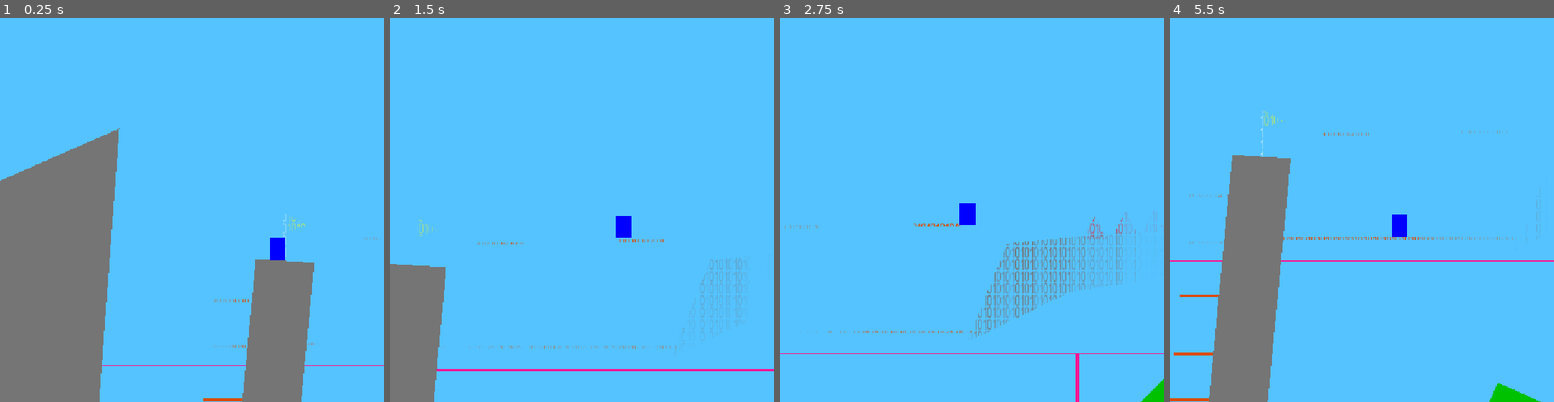
Above: before the commit, frames 1-4 (left to right).
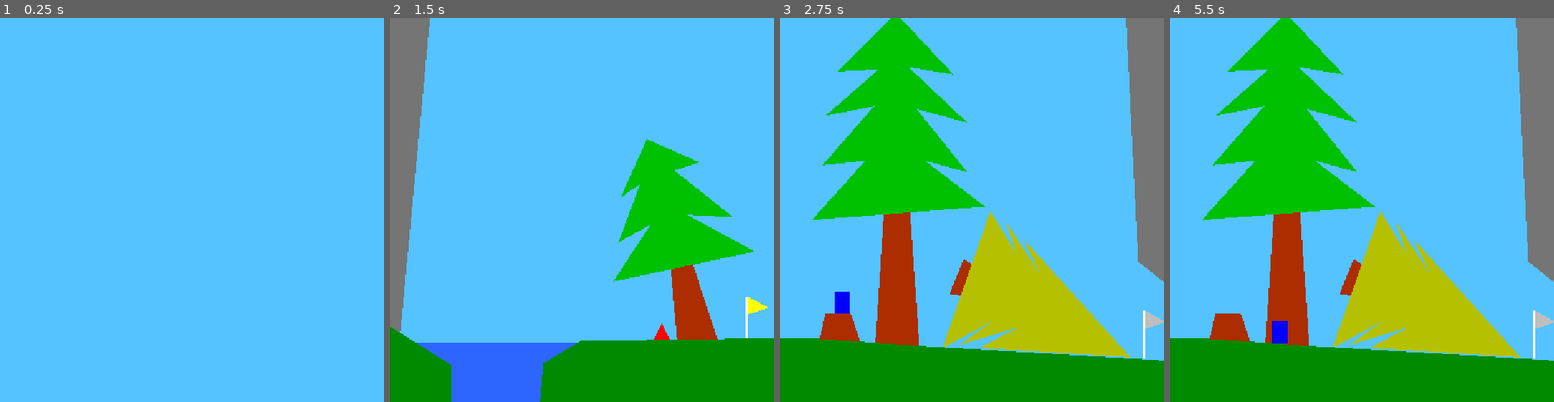
Above: after the commit, the same moments.

Repository: xorblo-doitus/OOB
Game: Godot game, scene res://src/gameplay/world/world.tscn
Two runs of this game, one before a commit and one after it. Both use one fixed random seed, a clock stepped at 60 frames per second and the inputs below.
Inputs:
- Up to frame 1 (0.25 s): no input
- Up to frame 2 (1.5 s): hold D (right) from 0.53 s (still down); tap Space (jump) at 0.77 s
- Up to frame 3 (2.75 s): tap Space (jump) at 1.52 s; release D (right) at 2.03 s; hold Left (left) from 2.03 s (still down)
- Up to frame 4 (5.5 s): release Left (left) at 2.78 s; hold D (right) 2.78-4.28 s; tap Space (jump) at 3.02, 3.77, 4.52 s; hold Left (left) 4.28-5.03 s; hold D (right) from 5.03 s (still down)

The runs differ from the first frame. In frame 1, 24% of the frame differs, in the area x 0-100%, y 28-100%; in frame 2, 32%; in frame 3, 46%; in frame 4, 48%, in the area x 0-100%, y 0-100%.

Commit message:
Added true ending and ultra secret ending

Diff:
--- a/src/assets/themes/default_theme.tres
+++ b/src/assets/themes/default_theme.tres
@@ -11,5 +11,5 @@
 
 [resource]
 default_font = ExtResource("1_14v1c")
-default_font_size = 24
+default_font_size = 32
 Label/styles/normal = SubResource("StyleBoxFlat_8p3bb")
--- a/src/gameplay/world/terrain/collidable_label.tscn
+++ b/src/gameplay/world/terrain/collidable_label.tscn
@@ -4,13 +4,13 @@
 
 [sub_resource type="RectangleShape2D" id="RectangleShape2D_edotc"]
 resource_local_to_scene = true
+size = Vector2(386, 55)
 
 [node name="Won" type="Label"]
 offset_left = -187.0
 offset_top = -241.0
 offset_right = 199.0
 offset_bottom = -186.0
-rotation = 0.222244
 text = "Congratulations, you won !"
 horizontal_alignment = 1
 vertical_alignment = 1
@@ -19,6 +19,7 @@
 [node name="StaticBody2D" type="StaticBody2D" parent="."]
 
 [node name="CollisionShape2D" type="CollisionShape2D" parent="StaticBody2D"]
+position = Vector2(193, 27.5)
 shape = SubResource("RectangleShape2D_edotc")
 
 [connection signal="resized" from="." to="." method="_on_resized"]
--- a/src/gameplay/world/world.tscn
+++ b/src/gameplay/world/world.tscn
@@ -114,7 +114,7 @@
 [node name="Player" parent="." instance=ExtResource("2_enicr")]
 unique_name_in_owner = true
 z_index = -64
-position = Vector2(17, -172)
+position = Vector2(-2950, 1127)
 
 [node name="Camera2D" type="Camera2D" parent="."]
 unique_name_in_owner = true
@@ -123,6 +123,9 @@
 
 [node name="CameraZone5" parent="." instance=ExtResource("4_et3i5")]
 position = Vector2(-768, 256)
+
+[node name="CameraZone6" parent="." instance=ExtResource("4_et3i5")]
+position = Vector2(-768, 768)
 
 [node name="CameraZone4" parent="." instance=ExtResource("4_et3i5")]
 position = Vector2(-256, 256)
@@ -329,6 +332,11 @@
 material = ExtResource("5_gag1f")
 position = Vector2(27, -171)
 
+[node name="RespawnPoint5" parent="." instance=ExtResource("8_str6s")]
+material = ExtResource("5_gag1f")
+position = Vector2(-286, 798)
+rotation = -0.420436
+
 [node name="Moving" type="Node2D" parent="."]
 position = Vector2(-394, 426)
 
@@ -457,6 +465,7 @@
 polygon = PackedVector2Array(103, -505, 40, 148, 156, 265, -37, 272, -310, -227)
 
 [node name="Won" parent="Win" instance=ExtResource("11_0ljec")]
+rotation = 0.221657
 
 [node name="Missed" parent="Win" instance=ExtResource("11_0ljec")]
 offset_left = -157.0
@@ -465,3 +474,196 @@
 offset_bottom = 80.0
 rotation = -0.270332
 text = "But you missed something..."
+
+[node name="TrueWin" type="Node2D" parent="."]
+position = Vector2(1147, 713)
+
+[node name="OneWayPlateform4" parent="TrueWin" instance=ExtResource("6_2wxex")]
+position = Vector2(-1708, 183)
+
+[node name="DeathPath" type="Node2D" parent="TrueWin"]
+rotation = 2.87345
+
+[node name="Spike9" parent="TrueWin/DeathPath" instance=ExtResource("9_afmow")]
+material = ExtResource("5_gag1f")
+position = Vector2(1225.22, 247.455)
+rotation = -3.15182
+
+[node name="Spike10" parent="TrueWin/DeathPath" instance=ExtResource("9_afmow")]
+material = ExtResource("5_gag1f")
+position = Vector2(1267.58, 251.832)
+rotation = -3.08574
+
+[node name="Spike11" parent="TrueWin/DeathPath" instance=ExtResource("9_afmow")]
+material = ExtResource("5_gag1f")
+position = Vector2(1308, 255.68)
+rotation = -3.0595
+
+[node name="Spike12" parent="TrueWin/DeathPath" instance=ExtResource("9_afmow")]
+material = ExtResource("5_gag1f")
+position = Vector2(1345.1, 256.539)
+rotation = -3.03252
+
+[node name="Spike13" parent="TrueWin/DeathPath" instance=ExtResource("9_afmow")]
+material = ExtResource("5_gag1f")
+position = Vector2(1327.68, 380.347)
+rotation = -0.523598
+
+[node name="Spike17" parent="TrueWin/DeathPath" instance=ExtResource("9_afmow")]
+material = ExtResource("5_gag1f")
+position = Vector2(1367.73, 347.796)
+rotation = -0.149453
+
+[node name="Spike14" parent="TrueWin/DeathPath" instance=ExtResource("9_afmow")]
+material = ExtResource("5_gag1f")
+position = Vector2(1109.47, 332.837)
+rotation = 0.320759
+
+[node name="Spike16" parent="TrueWin/DeathPath" instance=ExtResource("9_afmow")]
+material = ExtResource("5_gag1f")
+position = Vector2(1096.39, 384.208)
+rotation = -0.299953
+
+[node name="Spike15" parent="TrueWin/DeathPath" instance=ExtResource("9_afmow")]
+material = ExtResource("5_gag1f")
+position = Vector2(1064.59, 269.691)
+rotation = 3.01883
+
+[node name="OOBground3" parent="TrueWin/DeathPath" instance=ExtResource("6_t1arw")]
+material = ExtResource("5_gag1f")
+position = Vector2(1279.84, 309.128)
+color = Color(0.458824, 0.458824, 0.458824, 1)
+polygon = PackedVector2Array(-124, -111, 249, -96, 209, -20, 153, -34, -54, -59, -258, -26, -396, 41, -342, -91)
+
+[node name="DeathPathReverse" type="Node2D" parent="TrueWin"]
+position = Vector2(-3911, 507)
+
+[node name="Spike9" parent="TrueWin/DeathPathReverse" instance=ExtResource("9_afmow")]
+material = ExtResource("5_gag1f")
+position = Vector2(99, -202)
+rotation = -3.15182
+
+[node name="Spike10" parent="TrueWin/DeathPathReverse" instance=ExtResource("9_afmow")]
+material = ExtResource("5_gag1f")
+position = Vector2(98.0001, -97)
+rotation = -3.08574
+
+[node name="Spike11" parent="TrueWin/DeathPathReverse" instance=ExtResource("9_afmow")]
+material = ExtResource("5_gag1f")
+position = Vector2(148.41, -202.775)
+rotation = -3.0595
+
+[node name="Spike12" parent="TrueWin/DeathPathReverse" instance=ExtResource("9_afmow")]
+material = ExtResource("5_gag1f")
+position = Vector2(185.51, -201.916)
+rotation = -3.03252
+
+[node name="Spike13" parent="TrueWin/DeathPathReverse" instance=ExtResource("9_afmow")]
+material = ExtResource("5_gag1f")
+position = Vector2(164, -67)
+rotation = -0.0121222
+
+[node name="Spike17" parent="TrueWin/DeathPathReverse" instance=ExtResource("9_afmow")]
+material = ExtResource("5_gag1f")
+position = Vector2(208.14, -110.659)
+rotation = -0.149453
+
+[node name="Spike14" parent="TrueWin/DeathPathReverse" instance=ExtResource("9_afmow")]
+material = ExtResource("5_gag1f")
+position = Vector2(-50.1201, -125.618)
+rotation = 0.320759
+
+[node name="Spike16" parent="TrueWin/DeathPathReverse" instance=ExtResource("9_afmow")]
+material = ExtResource("5_gag1f")
+position = Vector2(-63.2001, -74.247)
+rotation = -0.299953
+
+[node name="Spike15" parent="TrueWin/DeathPathReverse" instance=ExtResource("9_afmow")]
+material = ExtResource("5_gag1f")
+position = Vector2(-95.0001, -188.764)
+rotation = 3.01883
+
+[node name="Spike19" parent="TrueWin/DeathPathReverse" instance=ExtResource("9_afmow")]
+material = ExtResource("5_gag1f")
+position = Vector2(-135, -145)
+rotation = 3.43096
+
+[node name="Spike18" parent="TrueWin/DeathPathReverse" instance=ExtResource("9_afmow")]
+material = ExtResource("5_gag1f")
+position = Vector2(-120, -102)
+rotation = 3.01883
+
+[node name="OOBground3" parent="TrueWin/DeathPathReverse" instance=ExtResource("6_t1arw")]
+material = ExtResource("5_gag1f")
+position = Vector2(91.3988, 29.8298)
+color = Color(0.458824, 0.458824, 0.458824, 1)
+polygon = PackedVector2Array(-124, -111, 249, -96, 209, -20, 153, -34, -54, -59, -258, -26, -396, 41, -532.399, 18.1702, -783.399, -69.8298, -795.399, -205.83, -715.399, -215.83, -710.399, -157.83, -660.399, -95.8298, -342, -91)
+
+[node name="RespawnPoint6" parent="TrueWin/DeathPathReverse" instance=ExtResource("8_str6s")]
+material = ExtResource("5_gag1f")
+position = Vector2(282, -96)
+
+[node name="RespawnPoint7" parent="TrueWin/DeathPathReverse" instance=ExtResource("8_str6s")]
+material = ExtResource("5_gag1f")
+position = Vector2(20, -108)
+
+[node name="TrueWon3" parent="TrueWin" instance=ExtResource("11_0ljec")]
+material = ExtResource("5_gag1f")
+offset_left = -2434.0
+offset_top = 68.0
+offset_right = -2276.0
+offset_bottom = 115.0
+rotation = -0.199698
+text = "Nothing more..."
+
+[node name="TrueWon4" parent="TrueWin" instance=ExtResource("11_0ljec")]
+material = ExtResource("5_gag1f")
+offset_left = -2705.0
+offset_top = 247.0
+offset_right = -2595.0
+offset_bottom = 294.0
+rotation = 0.251147
+text = "For real"
+
+[node name="TrueWon5" parent="TrueWin" instance=ExtResource("11_0ljec")]
+material = ExtResource("5_gag1f")
+offset_left = -3086.0
+offset_top = 522.0
+offset_right = -2844.0
+offset_bottom = 569.0
+rotation = -0.340094
+text = "Just stop playing"
+
+[node name="TrueWon6" parent="TrueWin" instance=ExtResource("11_0ljec")]
+material = ExtResource("5_gag1f")
+offset_left = -3546.0
+offset_top = 468.0
+offset_right = -3304.0
+offset_bottom = 515.0
+text = "OK, one last trial"
+
+[node name="TrueWon7" parent="TrueWin" instance=ExtResource("11_0ljec")]
+material = ExtResource("5_gag1f")
+offset_left = -4527.0
+offset_top = 318.0
+offset_right = -4287.0
+offset_bottom = 365.0
+text = "go rest your eyes"
+
+[node name="Node2D" type="Node2D" parent="TrueWin"]
+
+[node name="TrueWon" parent="TrueWin/Node2D" instance=ExtResource("11_0ljec")]
+offset_left = -1964.0
+offset_top = -24.0
+offset_right = -1806.0
+offset_bottom = 23.0
+rotation = -0.199698
+text = "Incredible !"
+
+[node name="TrueWon2" parent="TrueWin/Node2D" instance=ExtResource("11_0ljec")]
+offset_left = -2117.0
+offset_top = 61.0001
+offset_right = -1769.0
+offset_bottom = 108.0
+rotation = 0.148757
+text = "You got the true ending !"
